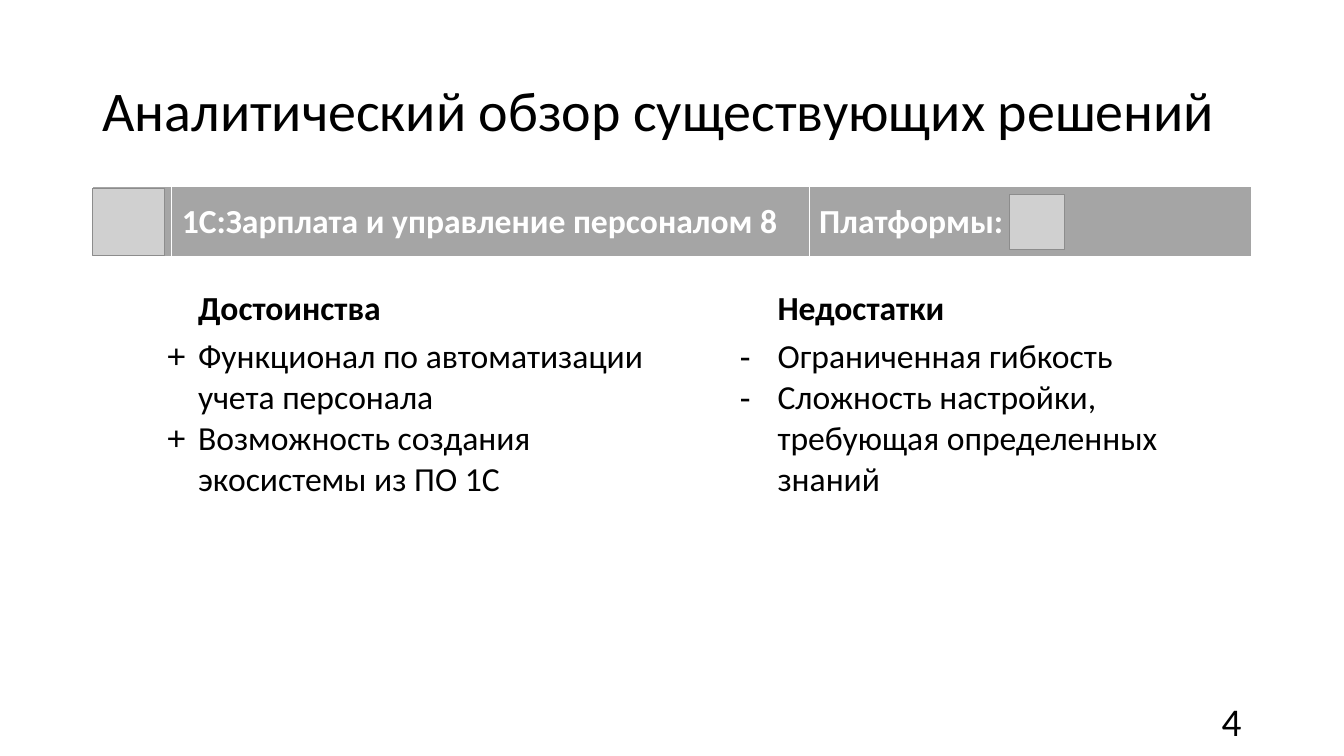
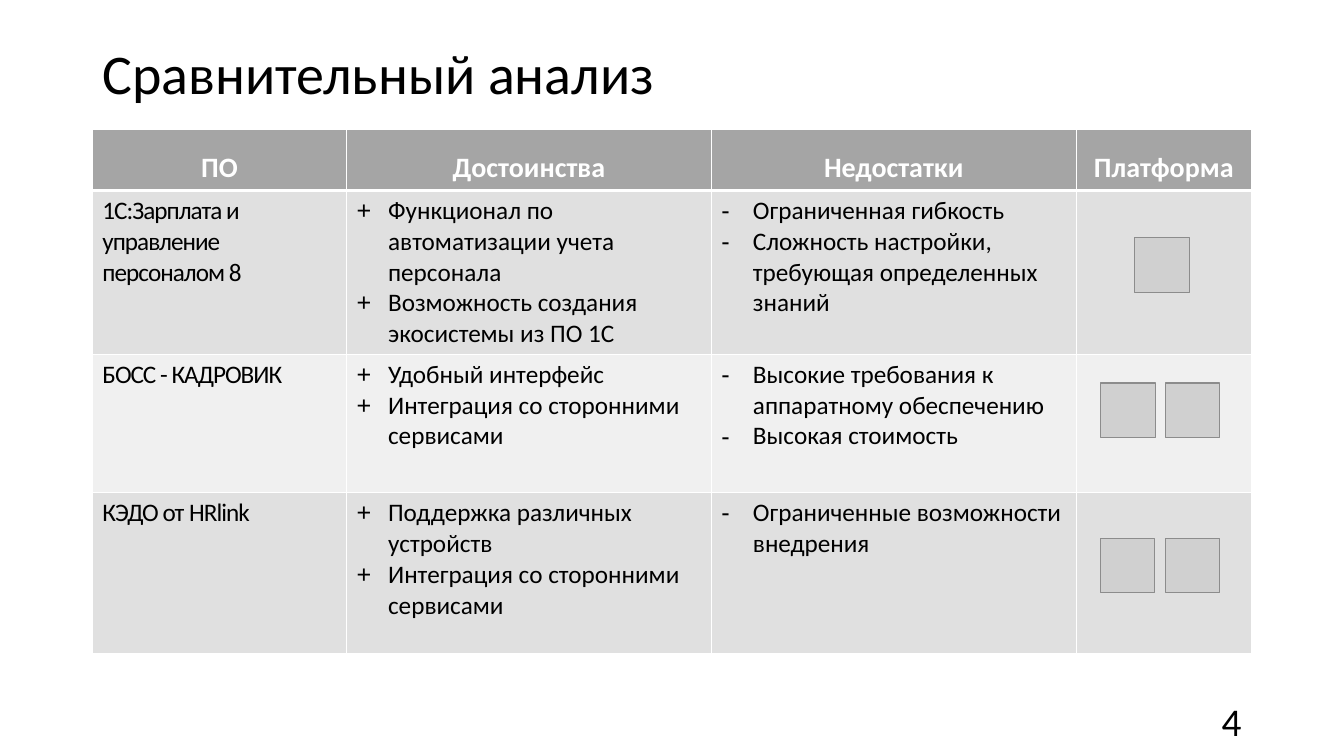
Before and after one commit to churakovra/graduateWork, a slide deck: slide 4 of product/vkr_pres_for_printing.pptx. Drawn at 1344x756 pixels with LibreOffice and Linux fonts; fonts in the diff are those of the drawing; grey boxes stand for pictures. Boxes give left, top, right and bottom in pixels: in the first picture for what was removed or moved away, otherwise in the second. Text is boxed around its words. In the diff, an @@ line names an element or a change of style, - is before the commit and + after.

```diff
--- a/product/vkr_pres_for_printing.pptx
+++ b/product/vkr_pres_for_printing.pptx
@@ title added at (x1=102, y1=56, x2=654, y2=103), 40 pt, text #000000 @@
+Сравнительный анализ
@@ title removed at (x1=102, y1=93, x2=1214, y2=141) @@
-Аналитический обзор существующих решений
@@ table at (x1=93, y1=129, x2=1252, y2=645) @@
-Достоинства | Недостатки
-Функционал по автоматизации учета персонала / Возможность создания экосистемы из ПО 1С | Ограниченная гибкость / Сложность настройки, требующая определенных знаний
+ПО | Достоинства | Недостатки | Платформа
+1С:Зарплата и управление персоналом 8 | Функционал по автоматизации учета персонала / Возможность создания экосистемы из ПО 1С | Ограниченная гибкость / Сложность настройки, требующая определенных знаний | 
+БОСС - КАДРОВИК | Удобный интерфейс / Интеграция со сторонними сервисами | Высокие требования к аппаратному обеспечению / Высокая стоимость | 
+КЭДО от HRlink | Поддержка различных устройств / Интеграция со сторонними сервисами | Ограниченные возможности внедрения | 
@@ table resized from (x1=93, y1=268, x2=1252, y2=694) to (x1=93, y1=129, x2=1252, y2=645) @@
@@ table removed at (x1=93, y1=187, x2=1252, y2=258), 1 rows, 3 columns @@
- | 1С:Зарплата и управление персоналом 8 | Платформы:
@@ picture removed at (x1=93, y1=189, x2=164, y2=255) @@
@@ picture moved from (x1=1010, y1=195, x2=1065, y2=249) to (x1=1135, y1=238, x2=1190, y2=292) @@
@@ picture added at (x1=1101, y1=383, x2=1155, y2=438) @@
@@ picture added at (x1=1166, y1=383, x2=1220, y2=438) @@
@@ picture added at (x1=1101, y1=538, x2=1155, y2=593) @@
@@ picture added at (x1=1166, y1=538, x2=1220, y2=593) @@
```
Also in this commit, not shown: 17 other slides changed, 3 slides added, 4 slides removed, 10 other files.
